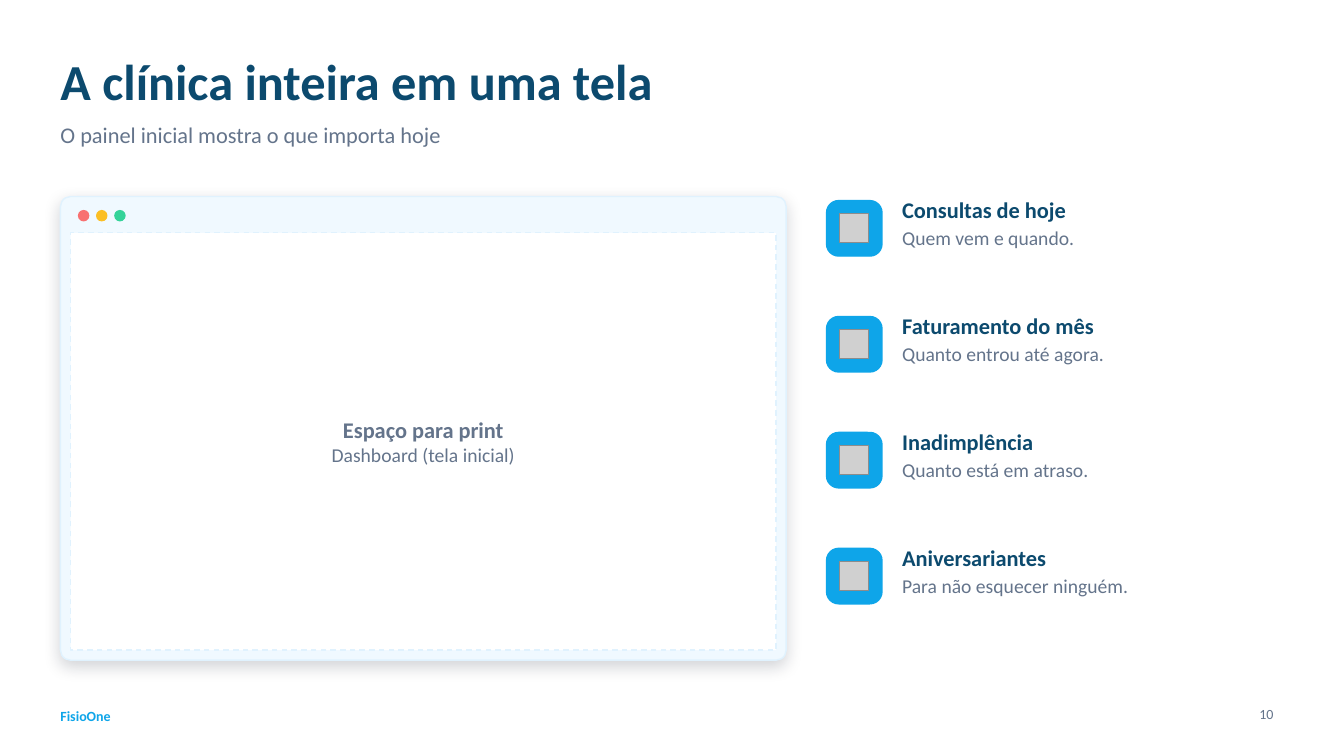
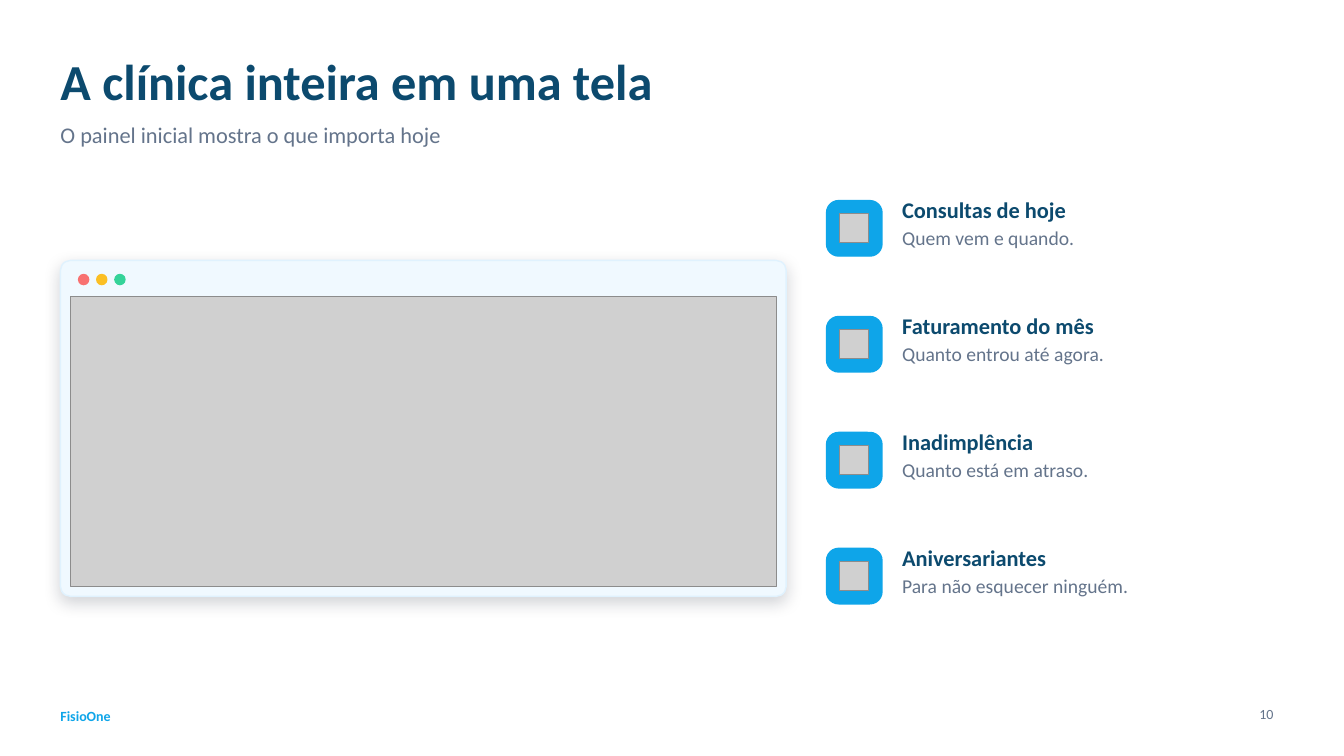
Before and after one commit to andremacedodev/ClinicaFisioterapia, a slide deck: slide 10 of docs/apresentacao/FisioOne_Apresentacao.pptx. Drawn at 1344x756 pixels with LibreOffice and Linux fonts; fonts in the diff are those of the drawing; grey boxes stand for pictures. Boxes give left, top, right and bottom in pixels: in the first picture for what was removed or moved away, otherwise in the second. Text is boxed around its words. In the diff, an @@ line names an element or a change of style, - is before the commit and + after.

```diff
--- a/docs/apresentacao/FisioOne_Apresentacao.pptx
+++ b/docs/apresentacao/FisioOne_Apresentacao.pptx
@@ rectangle removed at <box>71,233,776,650</box> @@
@@ rounded rectangle: place and size @@
-rounded rectangle at <box>60,197,786,660</box>
+rounded rectangle at <box>60,260,786,596</box>
@@ rounded rectangle at <box>60,260,786,596</box>: proportions changed @@
@@ picture added at <box>71,296,776,586</box> @@
@@ 3 ellipses: place and size @@
-3 ellipses at <box>79,211,125,221</box>
+3 ellipses at <box>79,274,125,284</box>
@@ text removed at <box>332,422,515,465</box> @@
-Espaço para print
-Dashboard (tela inicial)
```
Also in this commit, not shown: 6 other slides changed, 9 other files.
